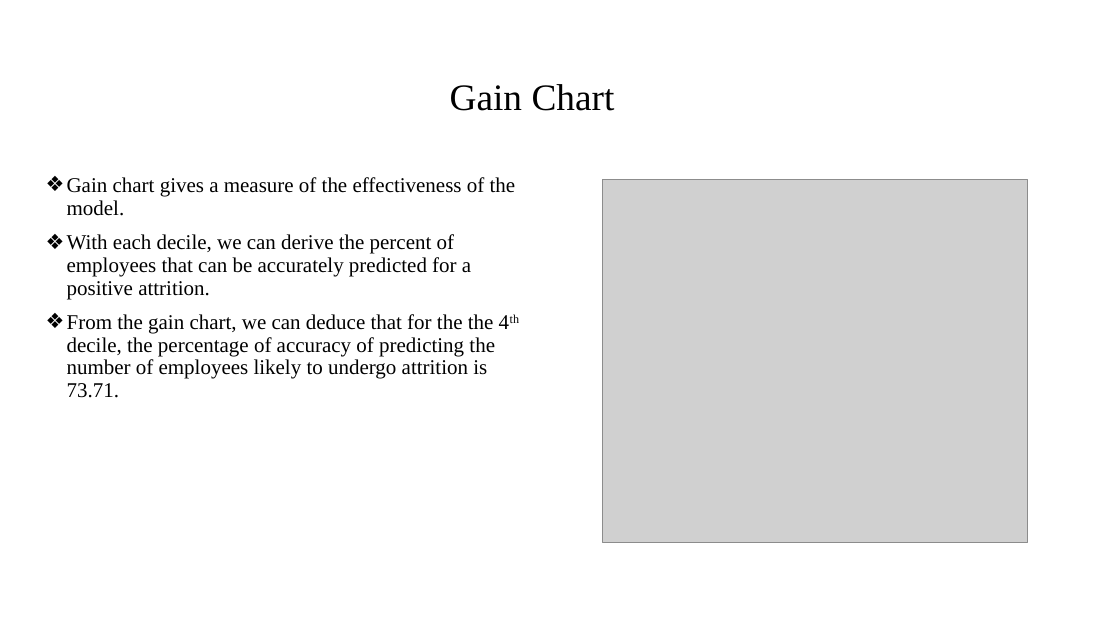
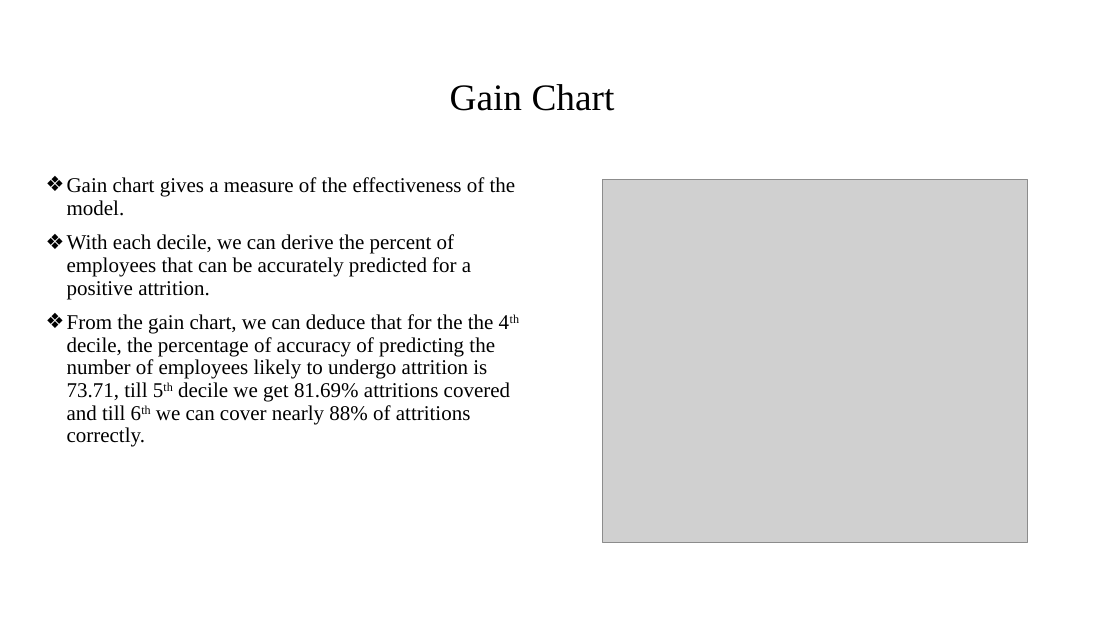
Before and after one commit to gaurav007x/HR-Analytics, a slide deck: slide 9 of HR Analytics Presentation.pptx (slide 8 before the commit). Drawn at 1120x630 pixels with LibreOffice and Linux fonts; fonts in the diff are those of the drawing; grey boxes stand for pictures; background and template pictures are left out. Boxes give left, top, right and bottom in pixels: in the first picture for what was removed or moved away, otherwise in the second. Text is boxed around its words. In the diff, an @@ line names an element or a change of style, - is before the commit and + after.

```diff
--- a/HR Analytics Presentation.pptx
+++ b/HR Analytics Presentation.pptx
@@ text at <box>67,314,510,447</box>: text changed @@
-❖ From the gain chart, we can deduce that for the the 4th decile, the percentage of accuracy of predicting the number of employees likely to undergo attrition is 73.71.
+❖ From the gain chart, we can deduce that for the the 4th decile, the percentage of accuracy of predicting the number of employees likely to undergo attrition is 73.71, till 5th decile we get 81.69% attritions covered and till 6th we can cover nearly 88% of attritions correctly.
```
Also in this commit, not shown: 5 other slides changed, 1 slide added.
